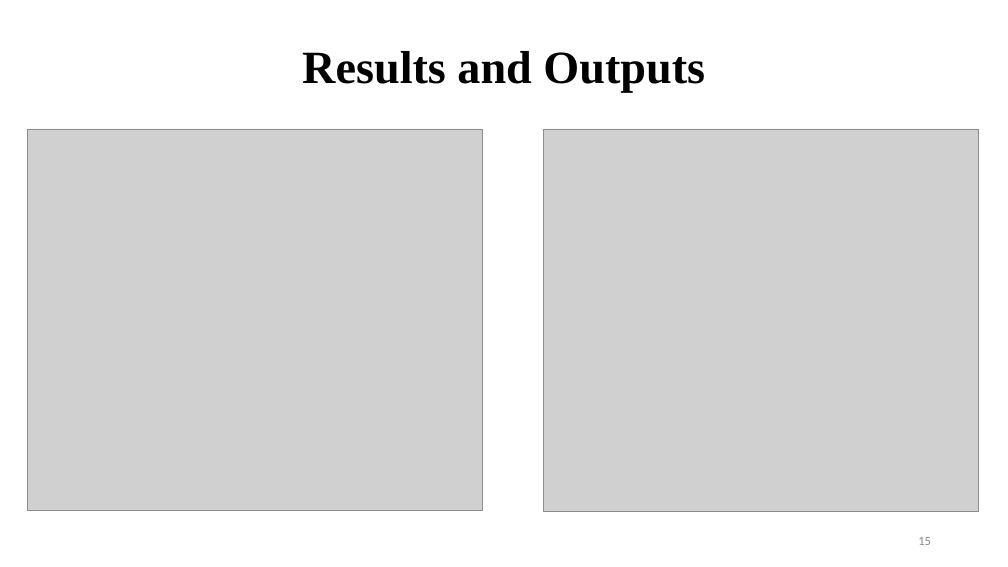
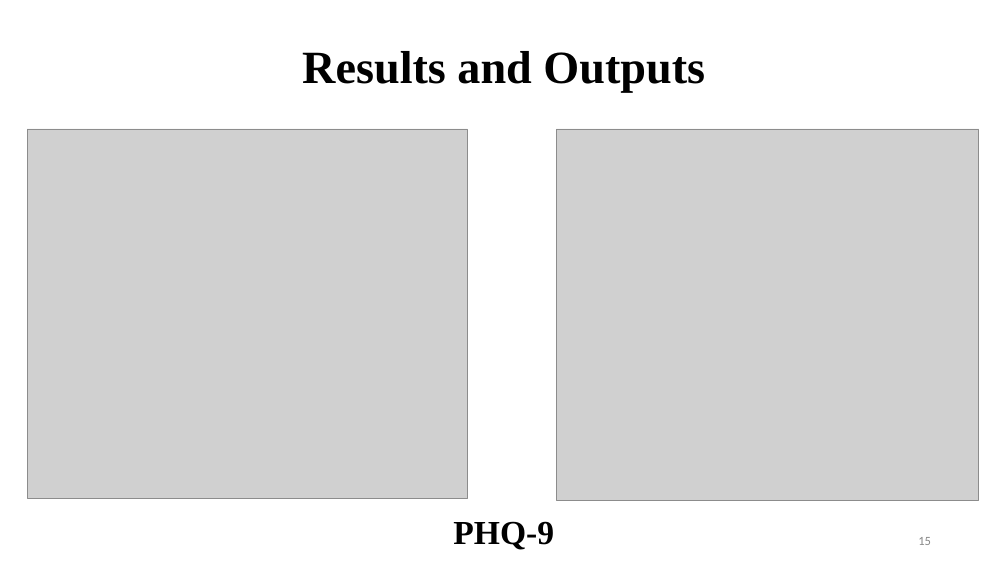
Before and after one commit to Brainskull24/Heal.ai, a slide deck: slide 15 of MP/PPT.pptx. Drawn at 1008x567 pixels with LibreOffice and Linux fonts; fonts in the diff are those of the drawing; grey boxes stand for pictures; background and template pictures are left out. Boxes give left, top, right and bottom in pixels: in the first picture for what was removed or moved away, otherwise in the second. Text is boxed around its words. In the diff, an @@ line names an element or a change of style, - is before the commit and + after.

Commit message:
bug-fix

```diff
--- a/MP/PPT.pptx
+++ b/MP/PPT.pptx
@@ picture: place and size @@
-picture at (27,129,482,511)
+picture at (27,129,467,498)
@@ picture: place and size @@
-picture at (544,129,979,512)
+picture at (557,129,979,501)
@@ text added at (453,521,554,550), 32 pt, text #000000, bold @@
+PHQ-9
```
Also in this commit, not shown: 1 slide added, 1 slide removed.
